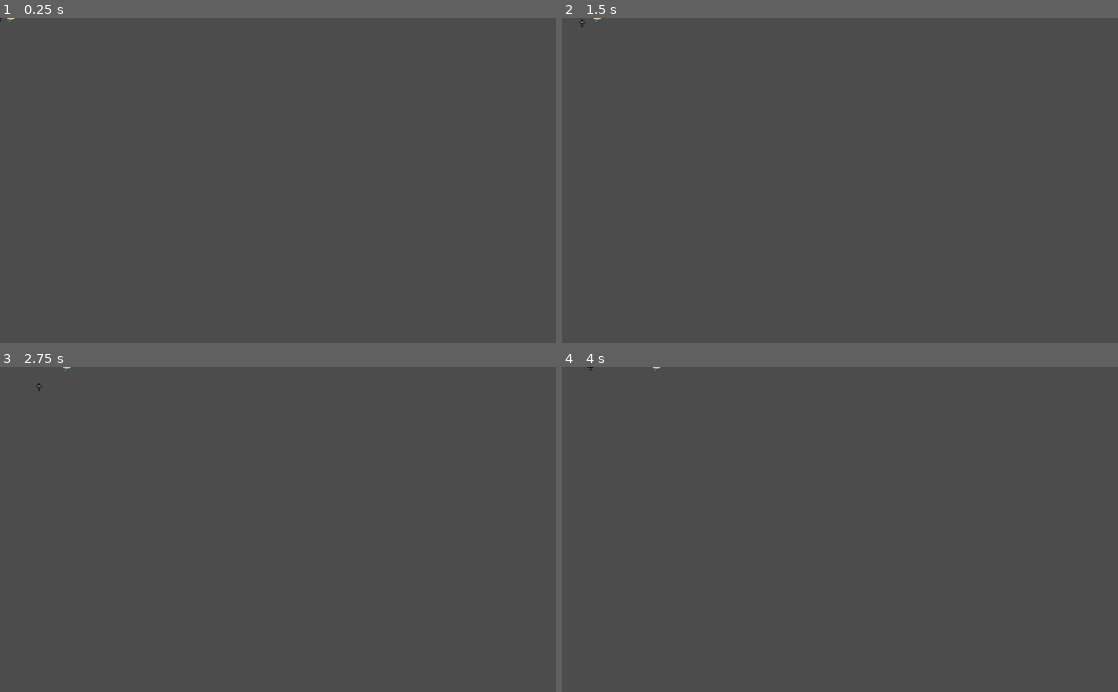
Above: before the commit, frames 1-4 (two rows, left to right).
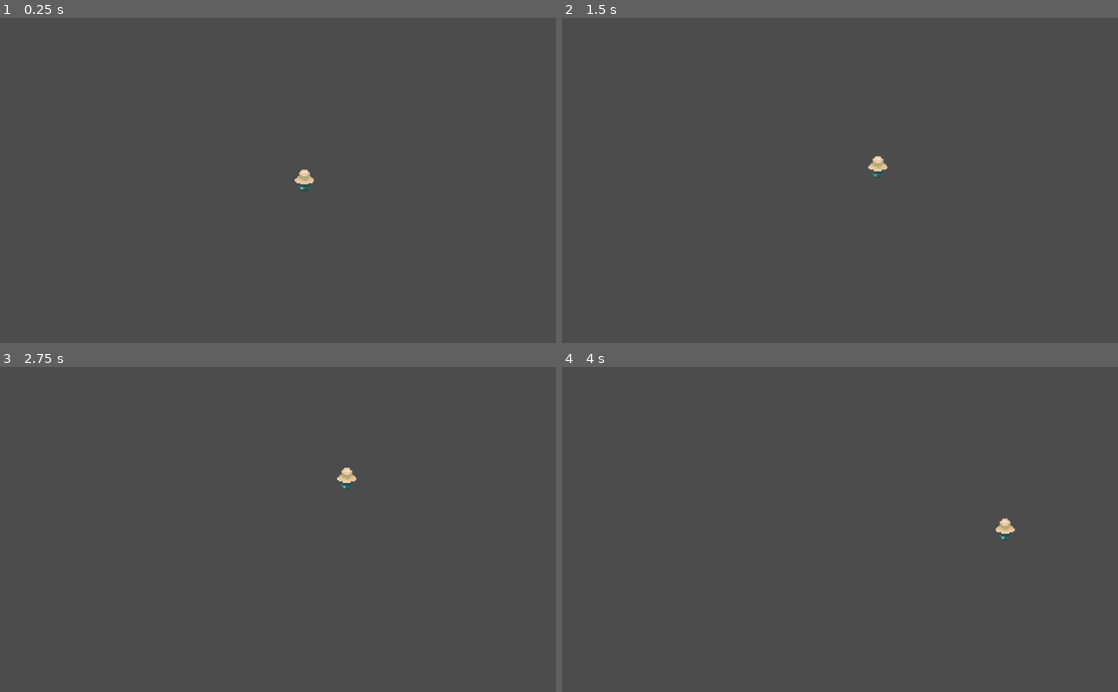
Above: after the commit, the same moments.

Repository: AdkinsC0211/MimicHunter
Game: Godot game, scene res://Scenes/Level0.tscn
Two runs of this game, one before a commit and one after it. Both use one fixed random seed, a clock stepped at 60 frames per second and the inputs below.
Inputs:
- Up to frame 1 (0.25 s): no input
- Up to frame 2 (1.5 s): hold Right (ui_right) 0.53-1.28 s; tap Enter at 1.25 s; hold Down (ui_down) from 1.28 s (still down)
- Up to frame 3 (2.75 s): release Down (ui_down) at 2.03 s; hold Right (ui_right) from 2.03 s (still down)
- Up to frame 4 (4 s): release Right (ui_right) at 2.78 s; hold Up (ui_up) 2.78-3.53 s; hold Left (ui_left) from 3.53 s (still down)

The runs differ from the first frame. In frame 1, 0.2% of the frame differs, in the area x 0-57%, y 0-54%; in frame 2, 0.2%, in the area x 3-59%, y 0-50%; in frame 3, 0.2%; in frame 4, 0.2%.

Commit message:
Zoomed In Player Camera

Diff:
--- a/Scenes/Player.tscn
+++ b/Scenes/Player.tscn
@@ -1,21 +1,6 @@
-[gd_scene load_steps=6 format=2]
+[gd_scene load_steps=3 format=2]
 
 [ext_resource path="res://Player.gd" type="Script" id=1]
-[ext_resource path="res://Assets/Images/player_sprite_holder_2.png" type="Texture" id=2]
-[ext_resource path="res://Assets/Images/player_sprite_holder.png" type="Texture" id=3]
-
-[sub_resource type="SpriteFrames" id=2]
-animations = [ {
-"frames": [ ExtResource( 2 ) ],
-"loop": true,
-"name": "IDLE",
-"speed": 5.0
-}, {
-"frames": [ ExtResource( 2 ), ExtResource( 3 ) ],
-"loop": true,
-"name": "WALK",
-"speed": 5.0
-} ]
 
 [sub_resource type="RectangleShape2D" id=1]
 
@@ -23,10 +8,10 @@
 script = ExtResource( 1 )
 
 [node name="Camera2D" type="Camera2D" parent="."]
+current = true
+zoom = Vector2( 0.4, 0.4 )
 
 [node name="AnimatedSprite" type="AnimatedSprite" parent="."]
-frames = SubResource( 2 )
-animation = "WALK"
 
 [node name="CollisionShape2D" type="CollisionShape2D" parent="."]
 shape = SubResource( 1 )
